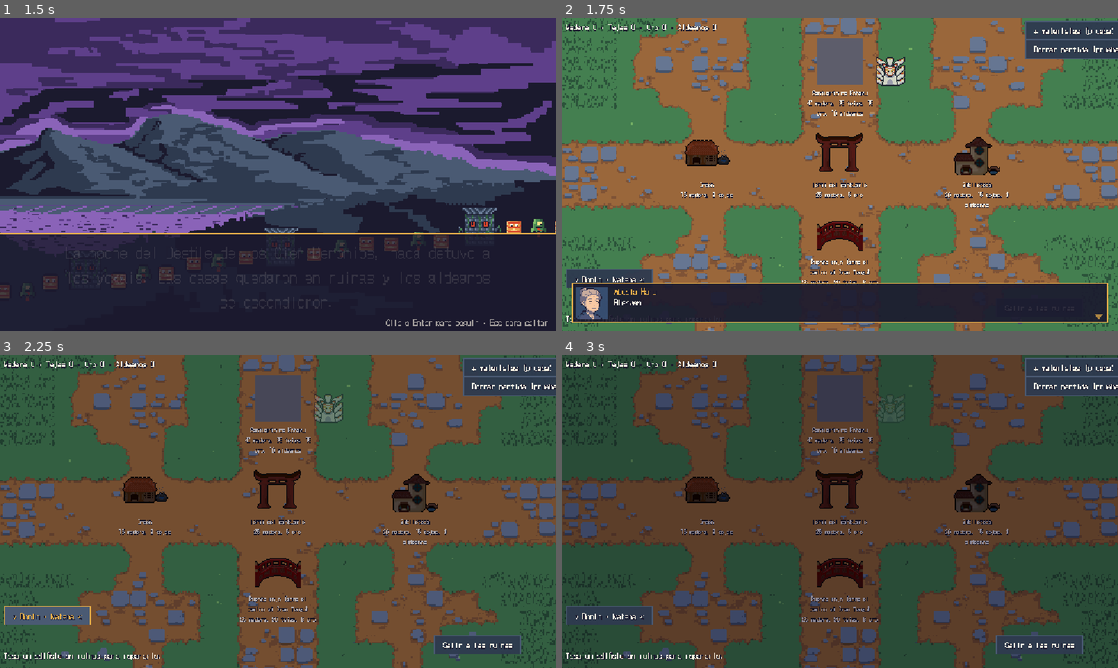
Above: before the commit, frames 1-4 (two rows, left to right).
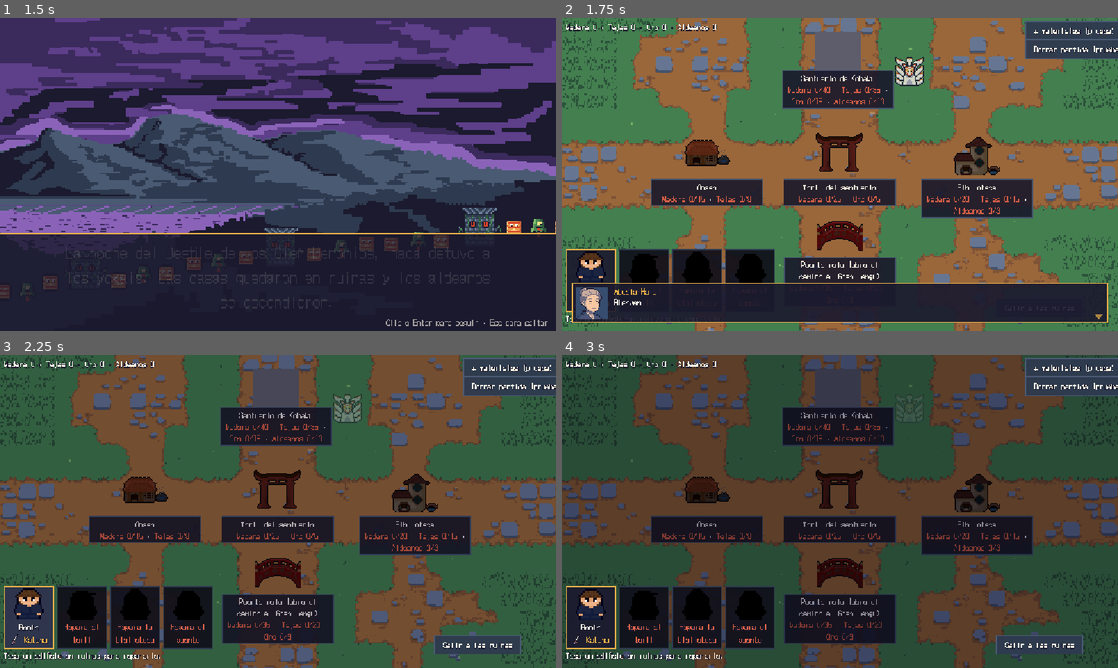
Above: after the commit, the same moments.

Repository: dotrashtrash-png/kintsugi
Game: Godot game, scene res://escenas/ui/MenuPrincipal.tscn
The game is run twice, just before and just after one commit, with the same random seed, the same clock (stepped at 60 frames per second) and the same inputs.
Inputs (mouse positions are in pixels of both pictures, inside the frame that each line leads up to; where the layout moved, square brackets give the same spot in the first picture):
- Up to frame 1 (1.5 s): tap Enter (ui_accept) at 0.5 s; move the mouse to (400, 158) at 0.52 s; hold D (derecha) 0.53-1.28 s; hold Enter (ui_accept) 0.53-1.28 s; click (400, 158) at 0.67 s; move the mouse to (166, 190) at 1.27 s; hold S (abajo) from 1.28 s (still down); tap P at 1.35 s; click (166, 190) at 1.42 s
- Up to frame 2 (1.75 s): keep holding S (abajo); tap Enter (ui_accept) at 1.52, 1.55 s
- Up to frame 3 (2.25 s): tap Enter (ui_accept) at 1.82 s; release S (abajo) at 2 s; click (27, 617) [50, 614] at 2 s
- Up to frame 4 (3 s): move the mouse to (895, 442) at 2.77 s; hold D (derecha) from 2.78 s (still down); hold Enter (ui_accept) from 2.78 s (still down); click (895, 442) at 2.92 s

Frame 1 is identical in both runs. In frame 2, 15% of the frame differs, in the area x 0-85%, y 4-94%; in frame 3, 19%; in frame 4, 18%.

Commit message:
placas con nombre y precio de edificio, placa de selecicon de personaje actualizada, pantalla de final de partida

Diff:
--- a/escenas/base/Aldea.gd
+++ b/escenas/base/Aldea.gd
@@ -42,12 +42,14 @@
 	Estado.cambio.connect(actualizar)
 	preparar_kohaku()
 	var saludo := elegir_saludo() # antes de mostrar_ultima_salida(), que la borra
+	var salida: Dictionary = Estado.ultima_salida.duplicate(true) # copia para el panel
 	actualizar()
 	mostrar_ultima_salida()
 	Audio.musica("aldea")
+	if not salida.is_empty():
+		await _mostrar_botin(salida) # el panel va ANTES que Haru
 	if saludo != "":
 		$Dialogo.mostrar(saludo)
-
 func _process(_delta: float) -> void:
 	# La cola de Kohaku se mueve: cambia de cuadro cada medio segundo
 	if $Kohaku.visible and $Kohaku.hframes > 1:
@@ -133,19 +135,239 @@
 	Estado.reiniciar()
 	get_tree().reload_current_scene()
 
-func actualizar_heroes() -> void:
-	for hijo in $UI/Heroes.get_children():
-		hijo.queue_free()
-	for id in Estado.heroes_desbloqueados:
-		var boton := Button.new()
-		var texto: String = NOMBRES_HEROES.get(id, id)
-		if id == Estado.heroe_elegido:
-			texto = "> " + texto + " <"
-		boton.text = texto
-		boton.pressed.connect(_on_heroe_elegido.bind(id))
-		$UI/Heroes.add_child(boton)
-
 func _on_heroe_elegido(id: String) -> void:
 	Estado.heroe_elegido = id
 	Estado.guardar()
 	actualizar_heroes()
+# ---------- Selector de heroe en tarjetas ----------
+const ORDEN_HEROES := ["ronin", "miko", "onmyoji", "kunoichi"]
+const TITULO_HEROE := {"ronin": "Ronin", "miko": "Miko", "onmyoji": "Onmyōji", "kunoichi": "Kunoichi"}
+const REQUISITO_HEROE := {
+	"miko": "Repara el torii",
+	"onmyoji": "Repara la biblioteca",
+	"kunoichi": "Repara el puente",
+}
+const DORADO_TARJETA := Color("e8b04a")
+
+func actualizar_heroes() -> void:
+	for hijo in $UI/Heroes.get_children():
+		hijo.queue_free()
+	$UI/Heroes.add_theme_constant_override("separation", 6)
+	for id in ORDEN_HEROES:
+		if Heroes.LISTA.has(id):
+			$UI/Heroes.add_child(_crear_tarjeta(id))
+
+
+func _estilo_tarjeta(borde: Color, fondo: Color) -> StyleBoxFlat:
+	var e := StyleBoxFlat.new()
+	e.bg_color = fondo
+	e.border_color = borde
+	e.set_border_width_all(2)
+	return e
+
+
+func _crear_tarjeta(id: String) -> Button:
+	var datos: Dictionary = Heroes.LISTA[id]
+	var libre: bool = Estado.heroes_desbloqueados.has(id)
+	var elegido: bool = libre and id == Estado.heroe_elegido
+
+	var boton := Button.new()
+	boton.custom_minimum_size = Vector2(104, 130)
+	boton.disabled = not libre
+	var fondo := Color(0.106, 0.102, 0.18, 0.92)
+	var borde_normal := DORADO_TARJETA if elegido else Color("4a5a73")
+	boton.add_theme_stylebox_override("normal", _estilo_tarjeta(borde_normal, fondo))
+	boton.add_theme_stylebox_override("hover", _estilo_tarjeta(DORADO_TARJETA, Color(0.18, 0.2, 0.3, 0.95)))
+	boton.add_theme_stylebox_override("pressed", _estilo_tarjeta(DORADO_TARJETA, fondo))
+	boton.add_theme_stylebox_override("disabled", _estilo_tarjeta(Color("2e3a4f"), Color(0.06, 0.06, 0.1, 0.92)))
+	boton.add_theme_stylebox_override("focus", StyleBoxEmpty.new())
+	boton.pressed.connect(_on_heroe_elegido.bind(id))
+
+	var caja := VBoxContainer.new()
+	caja.mouse_filter = Control.MOUSE_FILTER_IGNORE
+	caja.alignment = BoxContainer.ALIGNMENT_CENTER
+	caja.add_theme_constant_override("separation", 2)
+	boton.add_child(caja)
+	caja.set_anchors_and_offsets_preset(Control.PRESET_FULL_RECT)
+
+	# Dibujo grande: cuadro 0 (de frente) de la hoja, a escala 4
+	var holder := Control.new()
+	holder.custom_minimum_size = Vector2(64, 64)
+	holder.size_flags_horizontal = Control.SIZE_SHRINK_CENTER
+	holder.mouse_filter = Control.MOUSE_FILTER_IGNORE
+	caja.add_child(holder)
+
+	var figura: Control
+	var ruta: String = datos.get("sprite", "")
+	if ruta != "" and ResourceLoader.exists(ruta):
+		var atlas := AtlasTexture.new()
+		atlas.atlas = load(ruta)
+		atlas.region = Rect2(0, 0, 16, 16)
+		var imagen := TextureRect.new()
+		imagen.texture = atlas
+		figura = imagen
+	else:
+		# Todavia no hay dibujo: cuadro azul, como en la partida
+		var c := ColorRect.new()
+		c.color = Color(0, 0.5, 1)
+		figura = c
+	figura.size = Vector2(16, 16)
+	figura.scale = Vector2(4, 4)
+	figura.mouse_filter = Control.MOUSE_FILTER_IGNORE
+	holder.add_child(figura)
+
+	if not libre:
+		figura.modulate = Color.BLACK # silueta
+	if elegido:
+		var salto := figura.create_tween().set_loops()
+		salto.tween_property(figura, "position:y", -4.0, 0.25)
+		salto.tween_property(figura, "position:y", 0.0, 0.25)
+
+	if libre:
+		caja.add_child(_etiqueta(TITULO_HEROE.get(id, id), Color("fff8e7")))
+		# Arma con su icono
+		var fila := HBoxContainer.new()
+		fila.alignment = BoxContainer.ALIGNMENT_CENTER
+		fila.mouse_filter = Control.MOUSE_FILTER_IGNORE
+		var ruta_icono := "res://arte/ui/icono_%s.png" % datos["arma"]
+		if ResourceLoader.exists(ruta_icono):
+			var icono := TextureRect.new()
+			icono.texture = load(ruta_icono)
+			icono.custom_minimum_size = Vector2(16, 16)
+			icono.mouse_filter = Control.MOUSE_FILTER_IGNORE
+			fila.add_child(icono)
+		fila.add_child(_etiqueta(String(datos["arma"]).capitalize(), DORADO_TARJETA))
+		caja.add_child(fila)
+	else:
+		var aviso := _etiqueta(REQUISITO_HEROE.get(id, "Bloqueado"), Color("e5654a"))
+		aviso.autowrap_mode = TextServer.AUTOWRAP_WORD_SMART
+		aviso.custom_minimum_size = Vector2(92, 0)
+		caja.add_child(aviso)
+	return boton
+
+
+func _etiqueta(texto: String, color: Color) -> Label:
+	var l := Label.new()
+	l.text = texto
+	l.horizontal_alignment = HORIZONTAL_ALIGNMENT_CENTER
+	l.add_theme_font_size_override("font_size", 16)
+	l.add_theme_color_override("font_color", color)
+	l.mouse_filter = Control.MOUSE_FILTER_IGNORE
+	return l
+# ---------- Panel de botin al volver ----------
+const ICONOS_BOTIN := {
+	"madera": "res://arte/ui/madera.png",
+	"tejas": "res://arte/ui/tejas.png",
+	"oro": "res://arte/ui/oro.png",
+}
+const NOMBRE_BOTIN := {"madera": "Madera", "tejas": "Tejas", "oro": "Oro"}
+
+var capa_botin: CanvasLayer
+
+func _mostrar_botin(salida: Dictionary) -> void:
+	var botin: Dictionary = salida["botin"]
+	var gano: bool = salida["sobrevivio"]
+
+	capa_botin = CanvasLayer.new()
+	capa_botin.layer = 8 # sobre la aldea, bajo el dialogo (layer 10)
+	add_child(capa_botin)
+
+	var centro := CenterContainer.new()
+	centro.set_anchors_and_offsets_preset(Control.PRESET_FULL_RECT)
+	capa_botin.add_child(centro)
+
+	var estilo := StyleBoxFlat.new()
+	estilo.bg_color = Color(0.106, 0.102, 0.18, 0.95)
+	estilo.border_color = Color("e8b04a")
+	estilo.set_border_width_all(2)
+	estilo.set_content_margin_all(16)
+	var panel := PanelContainer.new()
+	panel.add_theme_stylebox_override("panel", estilo)
+	panel.custom_minimum_size = Vector2(320, 0)
+	centro.add_child(panel)
+
+	var caja := VBoxContainer.new()
+	caja.add_theme_constant_override("separation", 8)
+	panel.add_child(caja)
+
+	# Titulo: dorado si sobrevivio, bermellon si cayo
+	var titulo := Label.new()
+	titulo.text = "¡Sobreviviste!" if gano else "Caíste…"
+	titulo.horizontal_alignment = HORIZONTAL_ALIGNMENT_CENTER
+	titulo.add_theme_font_size_override("font_size", 32)
+	titulo.add_theme_color_override("font_color", Color("e8b04a") if gano else Color("c8402e"))
+	caja.add_child(titulo)
+
+	if not gano:
+		caja.add_child(_linea_botin("Trajiste la mitad", Color("fff8e7")))
+
+	# Una fila por cada cosa: icono + "+12 Madera" que sube de 0 al valor
+	var filas: Array = []
+	for tipo in ["madera", "tejas", "oro"]:
+		filas.append(_fila_botin(tipo, int(botin.get(tipo, 0))))
+	filas.append(_fila_botin("aldeanos", int(salida["aldeanos"])))
+	for f in filas:
+		caja.add_child(f["nodo"])
+
+	var pista := _linea_botin("Clic o Enter para seguir", Color(1, 0.97, 0.9, 0.6))
+	pista.add_theme_font_size_override("font_size", 16)
+	caja.add_child(pista)
+
+	# Entrada: escala de 0.85 a 1 en 0.15 s
+	panel.pivot_offset = panel.size / 2.0
+	panel.scale = Vector2(0.85, 0.85)
+	panel.modulate.a = 0.0
+	var entra := create_tween().set_parallel(true)
+	entra.tween_property(panel, "scale", Vector2.ONE, 0.15)
+	entra.tween_property(panel, "modulate:a", 1.0, 0.15)
+
+	# Los numeros suben de 0 al valor en 0.6 s
+	var sube := create_tween().set_parallel(true)
+	for f in filas:
+		sube.tween_method(f["poner"], 0, f["valor"], 0.6)
+
+	# Espera un clic o Enter
+	await _esperar_cierre()
+	capa_botin.queue_free()
+
+
+func _fila_botin(tipo: String, valor: int) -> Dictionary:
+	var fila := HBoxContainer.new()
+	fila.alignment = BoxContainer.ALIGNMENT_CENTER
+	fila.add_theme_constant_override("separation", 8)
+	var ruta: String = ICONOS_BOTIN.get(tipo, "")
+	if ruta != "" and ResourceLoader.exists(ruta):
+		var icono := TextureRect.new()
+		icono.texture = load(ruta)
+		icono.custom_minimum_size = Vector2(24, 24)
+		icono.expand_mode = TextureRect.EXPAND_IGNORE_SIZE
+		icono.stretch_mode = TextureRect.STRETCH_KEEP_ASPECT_CENTERED
+		fila.add_child(icono)
+	var nombre: String = NOMBRE_BOTIN.get(tipo, "Aldeanos")
+	var etiqueta := _linea_botin("+0 " + nombre, Color("fff8e7") if valor > 0 else Color(1, 0.97, 0.9, 0.5))
+	etiqueta.horizontal_alignment = HORIZONTAL_ALIGNMENT_LEFT
+	etiqueta.custom_minimum_size = Vector2(150, 0)
+	fila.add_child(etiqueta)
+	var poner := func(n: int) -> void:
+		etiqueta.text = "+%d %s" % [n, nombre]
+	return {"nodo": fila, "valor": valor, "poner": poner}
+
+
+func _linea_botin(texto: String, color: Color) -> Label:
+	var l := Label.new()
+	l.text = texto
+	l.horizontal_alignment = HORIZONTAL_ALIGNMENT_CENTER
+	l.add_theme_font_size_override("font_size", 20)
+	l.add_theme_color_override("font_color", color)
+	return l
+
+
+# Detiene la funcion hasta que haya clic o Enter (espera 0.4 s para no cerrarse solo)
+func _esperar_cierre() -> void:
+	await get_tree().create_timer(0.4).timeout
+	while true:
+		await get_tree().process_frame
+		if Input.is_action_just_pressed("ui_accept") or Input.is_mouse_button_pressed(MOUSE_BUTTON_LEFT):
+			Audio.sfx("boton")
+			await get_tree().create_timer(0.1).timeout # que el clic no llegue al dialogo
+			return
--- a/escenas/base/Aldea.tscn
+++ b/escenas/base/Aldea.tscn
@@ -17,13 +17,13 @@
 [node name="Dialogo" parent="." unique_id=1220943999 instance=ExtResource("2_6avvw")]
 
 [node name="Kohaku" type="Sprite2D" parent="." unique_id=1629301481]
-position = Vector2(680, 110)
+position = Vector2(720, 110)
 scale = Vector2(2, 2)
 
 [node name="Edificios" type="Node2D" parent="." unique_id=934687619]
 
 [node name="Santuario" parent="Edificios" unique_id=685525046 instance=ExtResource("2_lkqpu")]
-position = Vector2(576, 90)
+position = Vector2(572, 78)
 id = "santuario"
 
 [node name="Torii" parent="Edificios" unique_id=759179646 instance=ExtResource("2_lkqpu")]
@@ -71,9 +71,9 @@
 
 [node name="Heroes" type="HBoxContainer" parent="UI" unique_id=653409733]
 offset_left = 8.0
-offset_top = 520.0
+offset_top = 478.0
 offset_right = 48.0
-offset_bottom = 560.0
+offset_bottom = 518.0
 
 [node name="BotonBorrar" type="Button" parent="UI" unique_id=906589395]
 offset_left = 960.0
--- a/escenas/base/Edificio.tscn
+++ b/escenas/base/Edificio.tscn
@@ -17,16 +17,6 @@
 [node name="Vetas" type="Sprite2D" parent="." unique_id=2076702414]
 scale = Vector2(2, 2)
 
-[node name="Nombre" type="Label" parent="." unique_id=132172186]
-custom_minimum_size = Vector2(160, 0)
-offset_left = -80.0
-offset_top = 56.0
-offset_right = 80.0
-offset_bottom = 96.0
-theme_override_font_sizes/font_size = 12
-horizontal_alignment = 1
-autowrap_mode = 2
-
 [node name="Boton" type="Button" parent="." unique_id=1774490671]
 offset_left = -48.0
 offset_top = -48.0
--- a/escenas/base/edificio.gd
+++ b/escenas/base/edificio.gd
@@ -2,74 +2,152 @@
 
 signal elegido(id: String)
 
+# En el Inspector de cada instancia: onsen, torii, biblioteca, puente o santuario
 @export var id := "onsen"
 
 const COLOR_RUINA := Color(0.45, 0.45, 0.5)
+const DORADO := Color("e8b04a")
+const BORDE_NORMAL := Color("4a5a73")
+const CREMA := "fff8e7" # texto que alcanza
+const FALTA := "e5654a" # texto que falta
 const RUTA_DIBUJO := "res://arte/aldea/%s.png"
 const RUTA_VETAS := "res://arte/aldea/vetas_oro.png"
+const NOMBRES := {"madera": "Madera", "tejas": "Tejas", "oro": "Oro"}
+const ANCHO := 232.0 # ancho de la plaquita
 
 var escala_base := Vector2.ONE
+var brillo: Tween
+var zoom: Tween
+var info: Node2D
+var panel: PanelContainer
+var estilo: StyleBoxFlat
+var texto: RichTextLabel
+
+# Si todavia no hay dibujo o vetas, estos quedan en null y no pasa nada.
+@onready var dibujo: Sprite2D = get_node_or_null("Dibujo")
+@onready var vetas: Sprite2D = get_node_or_null("Vetas")
+@onready var cuadro: ColorRect = get_node_or_null("Cuadro")
+
 
 func _ready() -> void:
 	escala_base = scale
+	if dibujo and ResourceLoader.exists(RUTA_DIBUJO % id):
+		dibujo.texture = load(RUTA_DIBUJO % id)
+		if cuadro:
+			cuadro.visible = false
+	if vetas and ResourceLoader.exists(RUTA_VETAS):
+		vetas.texture = load(RUTA_VETAS)
+	_crear_info()
 	$Boton.pressed.connect(_on_boton_pressed)
-	var ruta := RUTA_DIBUJO % id
-	if ResourceLoader.exists(ruta):
-		$Dibujo.texture = load(ruta)
-		$Cuadro.visible = false
-	if ResourceLoader.exists(RUTA_VETAS):
-		$Vetas.texture = vetas_recortadas()
+	$Boton.mouse_entered.connect(_hover.bind(true))
+	$Boton.mouse_exited.connect(_hover.bind(false))
 	actualizar()
+
+
+# Crea por codigo la plaquita. Se agranda sola segun el texto.
+func _crear_info() -> void:
+	# Alto del dibujo: la plaquita va justo debajo, sin taparlo.
+	var alto := 48.0
+	if dibujo and dibujo.texture:
+		alto = dibujo.texture.get_height() * dibujo.scale.y
+
+	info = Node2D.new()
+	info.position = Vector2(0, alto / 2.0 + 6.0)
+	# Contra-escala: la letra se ve a su tamano real aunque el edificio tenga Scale.
+	info.scale = Vector2(1.0 / scale.x, 1.0 / scale.y)
+	add_child(info)
+
+	estilo = StyleBoxFlat.new()
+	estilo.bg_color = Color(0.106, 0.102, 0.18, 0.9) # #1b1a2e
+	estilo.set_border_width_all(2)
+	estilo.border_color = BORDE_NORMAL
+	estilo.content_margin_left = 8
+	estilo.content_margin_right = 8
+	estilo.content_margin_top = 4
+	estilo.content_margin_bottom = 4
+
+	panel = PanelContainer.new()
+	panel.add_theme_stylebox_override("panel", estilo)
+	panel.custom_minimum_size = Vector2(ANCHO, 0)
+	panel.position = Vector2(-ANCHO / 2.0, 0)
+	panel.mouse_filter = Control.MOUSE_FILTER_IGNORE
+	info.add_child(panel)
+
+	texto = RichTextLabel.new()
+	texto.bbcode_enabled = true
+	texto.fit_content = true
+	texto.scroll_active = false
+	texto.autowrap_mode = TextServer.AUTOWRAP_WORD_SMART
+	texto.add_theme_font_size_override("normal_font_size", 16)
+	texto.mouse_filter = Control.MOUSE_FILTER_IGNORE
+	panel.add_child(texto)
+
 
 func actualizar() -> void:
 	var datos: Dictionary = Edificios.LISTA[id]
 	var reparado := Estado.esta_reparado(id)
-	$Dibujo.modulate = Color.WHITE if reparado else COLOR_RUINA
-	$Vetas.visible = reparado
-	$Cuadro.color = Color(1.0, 0.8, 0.35) if reparado else Color(0.4, 0.4, 0.45)
-	if reparado:
-		$Nombre.text = datos["nombre"]
-		$Nombre.modulate = Color.WHITE
-	else:
-		$Nombre.text = datos["nombre"] + "\n" + texto_costo()
-		$Nombre.modulate = Color(1, 0.85, 0.4) if Estado.puede_reparar(id) else Color.WHITE
+	var puede := Estado.puede_reparar(id)
 
-func texto_costo() -> String:
-	var datos: Dictionary = Edificios.LISTA[id]
-	var partes := PackedStringArray()
-	for tipo in datos["costo"]:
-		partes.append("%d %s" % [datos["costo"][tipo], tipo])
-	if datos["aldeanos"] > 0:
-		partes.append("%d aldeanos" % datos["aldeanos"])
-	return ", ".join(partes)
+	if dibujo:
+		dibujo.modulate = Color.WHITE if reparado else COLOR_RUINA
+	if vetas:
+		vetas.visible = reparado
+	if cuadro:
+		cuadro.color = Color(1.0, 0.8, 0.35) if reparado else Color(0.4, 0.4, 0.45)
 
-# Las vetas de oro son las mismas para los 5 edificios. Aqui se borran las partes
-# que caen fuera del dibujo, para que no queden lineas doradas flotando en el aire.
-func vetas_recortadas() -> Texture2D:
-	var original: Texture2D = load(RUTA_VETAS)
-	if $Dibujo.texture == null:
-		return original
-	var vetas: Image = original.get_image()
-	var dibujo: Image = $Dibujo.texture.get_image()
-	if vetas.get_size() != dibujo.get_size():
-		return original
-	if vetas.is_compressed():
-		vetas.decompress()
-	if dibujo.is_compressed():
-		dibujo.decompress()
-	vetas.convert(Image.FORMAT_RGBA8)
-	for y in vetas.get_height():
-		for x in vetas.get_width():
-			if dibujo.get_pixel(x, y).a < 0.5:
-				vetas.set_pixel(x, y, Color(0, 0, 0, 0))
-	return ImageTexture.create_from_image(vetas)
+	var color_nombre := "e8b04a" if reparado else CREMA
+	var t := "[center][color=#%s]%s[/color]" % [color_nombre, datos["nombre"]]
+	if not reparado:
+		var partes := PackedStringArray()
+		for tipo in datos["costo"]:
+			partes.append(_pieza(NOMBRES[tipo], Estado.materiales[tipo], datos["costo"][tipo]))
+		if datos["aldeanos"] > 0:
+			partes.append(_pieza("Aldeanos", Estado.aldeanos, datos["aldeanos"]))
+		t += "\n" + " · ".join(partes)
+	texto.text = t + "[/center]"
 
+	# Borde dorado solo cuando ya se puede reparar
+	estilo.border_color = DORADO if puede else BORDE_NORMAL
+	# Que la plaquita se encoja si ahora tiene menos texto
+	panel.reset_size.call_deferred()
+	_poner_brillo(puede)
+
+
+# "Madera 12/15": crema si alcanza, rojo si falta
+func _pieza(etiqueta: String, tengo: int, necesito: int) -> String:
+	var color := CREMA if tengo >= necesito else FALTA
+	return "[color=#%s]%s %d/%d[/color]" % [color, etiqueta, tengo, necesito]
+
+
+# La plaquita late suave cuando ya se puede reparar
+func _poner_brillo(activo: bool) -> void:
+	if brillo:
+		brillo.kill()
+		brillo = null
+	info.modulate = Color.WHITE
+	if activo:
+		brillo = create_tween().set_loops()
+		brillo.tween_property(info, "modulate", Color(1.3, 1.2, 0.8), 0.6)
+		brillo.tween_property(info, "modulate", Color.WHITE, 0.6)
+
+
+# Al pasar el mouse crece a 1.05 en 0.1 s
+func _hover(entra: bool) -> void:
+	if zoom:
+		zoom.kill()
+	zoom = create_tween()
+	zoom.tween_property(self, "scale", escala_base * (1.05 if entra else 1.0), 0.1)
+
+
+# La llama la Aldea al repararlo: el edificio salta y las vetas brillan
 func celebrar() -> void:
 	var t := create_tween()
 	t.tween_property(self, "scale", escala_base * 1.15, 0.12)
 	t.tween_property(self, "scale", escala_base, 0.25)
-	$Vetas.modulate = Color(2.5, 2.2, 1.2)
-	create_tween().tween_property($Vetas, "modulate", Color.WHITE, 0.8)
+	if vetas:
+		vetas.modulate = Color(2.5, 2.2, 1.2)
+		create_tween().tween_property(vetas, "modulate", Color.WHITE, 0.8)
+
 
 func _on_boton_pressed() -> void:
 	elegido.emit(id)
--- a/scripts/autoload/Estado.gd
+++ b/scripts/autoload/Estado.gd
@@ -74,6 +74,8 @@
 			desbloquear_heroe("kunoichi")
 
 func desbloquear_heroe(id: String) -> void:
+	if id == "kunoichi" and not ResourceLoader.exists("res://escenas/jugador/Kunai.tscn"):
+		return # sin kunai no hay kunoichi
 	if not heroes_desbloqueados.has(id):
 		heroes_desbloqueados.append(id)
 
Not shown, added: arte/aldea/aldeanos.png.import
